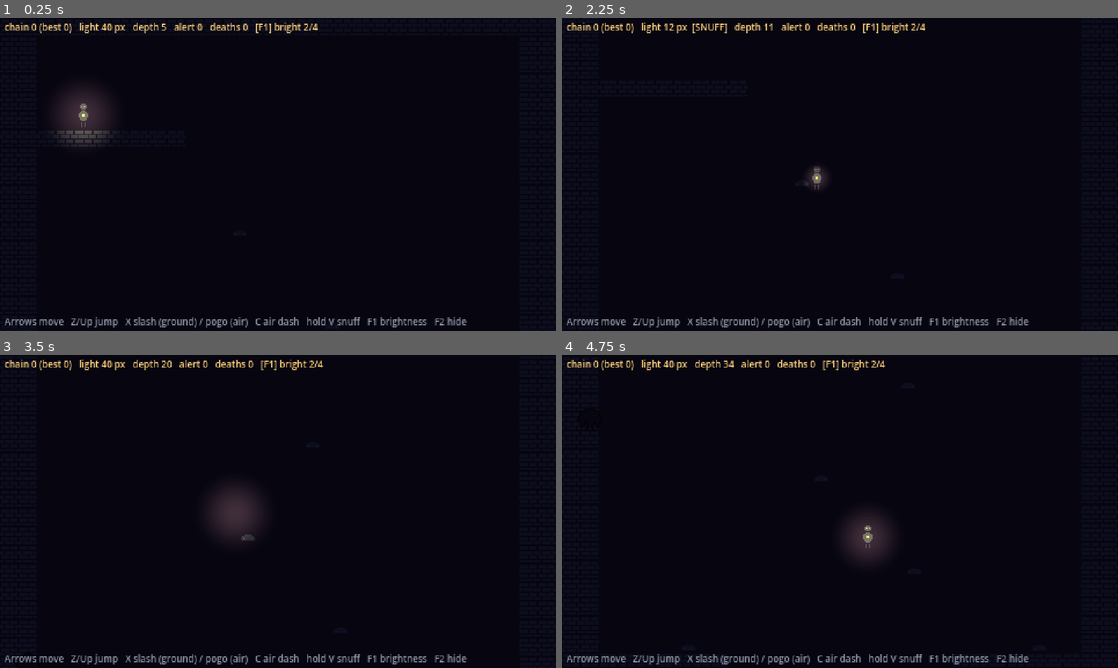
Above: before the commit, frames 1-4 (two rows, left to right).
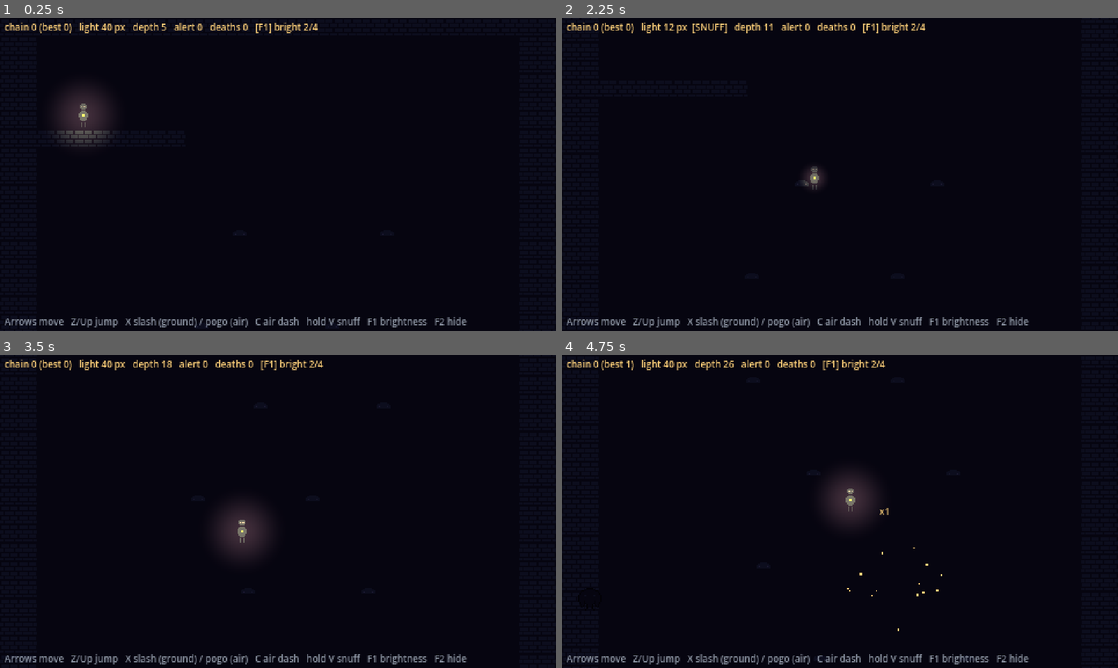
Above: after the commit, the same moments.

Repository: sonlemin/2d
Game: Godot game, scene res://scenes/shaft.tscn
Two runs of this game, one before a commit and one after it. Both use one fixed random seed, a clock stepped at 60 frames per second and the inputs below.
Inputs:
- Up to frame 1 (0.25 s): no input
- Up to frame 2 (2.25 s): tap Enter at 0.5 s; hold V (light) 0.53-1.28 s; hold Right (move_right) 0.53-2.03 s; tap Z (jump) at 0.77, 1.52 s; tap X (attack) at 1.35 s; tap V (light) at 1.55 s; hold Left (move_left) from 2.03 s (still down); hold V (light) from 2.03 s (still down); tap C (dash) at 2.1 s
- Up to frame 3 (3.5 s): release Left (move_left) at 2.78 s; release V (light) at 2.78 s; hold Right (move_right) from 2.78 s (still down); tap V (light) at 2.85 s; tap Z (jump) at 3.02 s
- Up to frame 4 (4.75 s): hold V (light) 3.53-4.28 s; tap Z (jump) at 3.77, 4.52 s; release Right (move_right) at 4.28 s; hold Left (move_left) from 4.28 s (still down); tap X (attack) at 4.35 s; tap V (light) at 4.55 s

The runs differ from the first frame. In frame 1, less than 0.1% of the frame differs, in the area x 35-71%, y 68-99%; in frame 2, less than 0.1%; in frame 3, 0.9%; in frame 4, 1.8%, in the area x 11-87%, y 1-98%.

Commit message:
tune: pogo feel pass (hit juice, forgiving pogo, air steering, denser hoverers)
Playtest: 'pogo doesn't feel much, hard control' (misses, can't line up,
bounce wrong, enemies sparse).
- juice: hitstop 45->75 ms, camera kick, spark burst, xN popup, light flare, stretch
- forgiving: pogo armed 0.22 s (was 0.12), pogo hitbox 16x22 -> 26x24
- steering: air accel 900 -> 1500; pogo bounce -260 -> -300 (more hang time)
- level: second hoverer on every single-hoverer row; bot aims at nearest

Co-Authored-By: Claude Opus 5.5 <noreply@anthropic.com>
Claude-Session: https://claude.ai/code/session_01YMih48V6tBoJbcPKSnhrn5

Diff:
--- a/game/scenes/player.tscn
+++ b/game/scenes/player.tscn
@@ -12,7 +12,7 @@
 size = Vector2(22, 16)
 
 [sub_resource type="RectangleShape2D" id="pogo_shape"]
-size = Vector2(16, 22)
+size = Vector2(26, 24)
 
 [sub_resource type="RectangleShape2D" id="hurt_shape"]
 size = Vector2(8, 18)
--- a/game/scripts/crawler.gd
+++ b/game/scripts/crawler.gd
@@ -40,4 +40,5 @@
 
 
 func take_hit() -> void:
+	Fx.pop(get_parent(), global_position)
 	queue_free()
--- /dev/null
+++ b/game/scripts/fx.gd
@@ -0,0 +1,50 @@
+class_name Fx
+## One-shot hit effects built in code (no art needed). Unshaded so they read in the dark.
+
+const SPARK := Color(1.0, 0.82, 0.48)   ## chain-light amber
+
+
+static func _unshaded() -> CanvasItemMaterial:
+	var m := CanvasItemMaterial.new()
+	m.light_mode = CanvasItemMaterial.LIGHT_MODE_UNSHADED
+	return m
+
+
+## A burst of sparks where a crawler dies.
+static func pop(parent: Node, pos: Vector2, amount := 14) -> void:
+	var p := CPUParticles2D.new()
+	p.material = _unshaded()
+	p.one_shot = true
+	p.explosiveness = 1.0
+	p.amount = amount
+	p.lifetime = 0.35
+	p.direction = Vector2.UP
+	p.spread = 180.0
+	p.initial_velocity_min = 50.0
+	p.initial_velocity_max = 130.0
+	p.gravity = Vector2(0, 300)
+	p.scale_amount_min = 1.0
+	p.scale_amount_max = 2.0
+	p.color = SPARK
+	p.global_position = pos
+	parent.add_child(p)
+	p.emitting = true
+	p.finished.connect(p.queue_free)
+
+
+## A floating "x5" over the hit, so the chain count is felt where the eyes are.
+static func chain_popup(parent: Node, pos: Vector2, count: int) -> void:
+	var l := Label.new()
+	l.material = _unshaded()
+	l.text = "x%d" % count
+	l.add_theme_font_size_override("font_size", 8 if count < 5 else 10)
+	l.add_theme_color_override("font_color", SPARK)
+	l.add_theme_color_override("font_outline_color", Color(0.05, 0.04, 0.08))
+	l.add_theme_constant_override("outline_size", 3)
+	l.z_index = 5
+	parent.add_child(l)
+	l.global_position = pos + Vector2(-6, -30)
+	var tw := l.create_tween().set_parallel()
+	tw.tween_property(l, "position:y", l.position.y - 14.0, 0.6).set_ease(Tween.EASE_OUT).set_trans(Tween.TRANS_CUBIC)
+	tw.tween_property(l, "modulate:a", 0.0, 0.6).set_delay(0.25)
+	tw.chain().tween_callback(l.queue_free)
--- a/game/scripts/player.gd
+++ b/game/scripts/player.gd
@@ -10,6 +10,7 @@
 # --- Movement tuning ---
 @export var run_speed := 110.0
 @export var run_accel := 900.0
+@export var air_accel := 1500.0          ## snappier steering in the air, to line up the next pogo
 @export var gravity := 900.0
 @export var max_fall := 210.0            ## was 330; slowed for the first playtests
 @export var fall_gravity_scale := 0.6   ## gravity multiplier while falling (rising is unchanged)
@@ -20,10 +21,13 @@
 @export var dash_speed := 260.0
 @export var dash_time := 0.12
 # --- Combat tuning ---
-@export var pogo_velocity := -260.0
+@export var pogo_velocity := -300.0      ## apex ~50 px: hang time to steer to the next target (was -260)
 @export var swing_active := 0.12
+@export var air_swing_active := 0.22    ## a pogo stays armed longer: pressing X a bit early still hits
 @export var swing_cooldown := 0.22
-@export var hitstop := 0.045            ## freeze frame on pogo hit (seconds, real time)
+@export var hitstop := 0.075            ## freeze frame on pogo hit (seconds, real time; was 0.045)
+@export var shake := 2.5                ## px camera kick on a pogo hit
+@export var light_kick := 18.0          ## px the light flares on a pogo hit
 @export var knockback := Vector2(150, -150)
 @export var invuln_time := 0.6
 @export var light_lerp := 10.0          ## how fast the visible light eases to its target radius
@@ -46,12 +50,14 @@
 var _swing_hit := false                 ## a swing connects at most once for the chain
 var _invuln := 0.0
 var _shown_radius := ChainState.BASE_RADIUS
+var _shake := 0.0
 
 @onready var _sprite: Sprite2D = $Sprite
 @onready var _light: PointLight2D = $Light
 @onready var _slash: Area2D = $Slash
 @onready var _pogo: Area2D = $Pogo
 @onready var _hurtbox: Area2D = $Hurtbox
+@onready var _camera: Camera2D = $Camera
 
 
 func _ready() -> void:
@@ -89,6 +95,14 @@
 	_update_light(delta)
 
 
+## Real-time juice (runs during hitstop too): squash recovers, camera kick decays.
+func _process(delta: float) -> void:
+	var real := delta / maxf(Engine.time_scale, 0.001)
+	_sprite.scale = _sprite.scale.lerp(Vector2.ONE, clampf(12.0 * real, 0.0, 1.0))
+	_shake = move_toward(_shake, 0.0, 20.0 * real)
+	_camera.offset = Vector2(randf_range(-_shake, _shake), randf_range(-_shake, _shake))
+
+
 func _tick_timers(delta: float) -> void:
 	_coyote = maxf(_coyote - delta, 0.0)
 	_buffer = maxf(_buffer - delta, 0.0)
@@ -120,7 +134,8 @@
 		_jumping = false
 		velocity = Vector2(dash_speed * _dash_dir, 0.0)
 		return
-	velocity.x = move_toward(velocity.x, dir * run_speed, run_accel * delta)
+	var accel := run_accel if is_on_floor() else air_accel
+	velocity.x = move_toward(velocity.x, dir * run_speed, accel * delta)
 
 
 func _handle_vertical(delta: float) -> void:
@@ -143,7 +158,7 @@
 	if not Input.is_action_just_pressed("attack") or _swing_cd > 0.0:
 		return
 	_swing_is_pogo = not is_on_floor()  # in the air, Attack always pogoes (one key, still timed)
-	_swing_left = swing_active
+	_swing_left = air_swing_active if _swing_is_pogo else swing_active
 	_swing_cd = swing_cooldown
 	_swing_hit = false
 	_set_swing_visible(true)
@@ -173,6 +188,10 @@
 	_dash_left = 0.0
 	_can_dash = true  # pogo refreshes the air dash: keeps the chain steerable
 	chain.add_hit()
+	_shown_radius += light_kick
+	_shake = shake
+	_sprite.scale = Vector2(0.75, 1.3)  # stretch up out of the bounce
+	Fx.chain_popup(get_parent(), global_position, chain.count)
 	_freeze_frame()
 
 
--- a/game/scripts/shaft.gd
+++ b/game/scripts/shaft.gd
@@ -32,32 +32,32 @@
 	"##..........................##",
 	"##..........................##",
 	"##..........................##",
-	"##...........h..............##",
-	"##..........................##",
-	"##..........................##",
-	"##..........................##",
-	"##..........................##",
-	"##...............h..........##",
-	"##..........................##",
-	"##..........................##",
-	"##..........................##",
-	"##..........................##",
-	"##...........h..............##",
-	"##..........................##",
-	"##..........................##",
-	"##..........................##",
-	"##..........................##",
-	"##................h.........##",
+	"##...........h......h.......##",
+	"##..........................##",
+	"##..........................##",
+	"##..........................##",
+	"##..........................##",
+	"##........h......h..........##",
+	"##..........................##",
+	"##..........................##",
+	"##..........................##",
+	"##..........................##",
+	"##...........h......h.......##",
+	"##..........................##",
+	"##..........................##",
+	"##..........................##",
+	"##..........................##",
+	"##.........h......h.........##",
 	"##..........................##",
 	"#L..........................##",
 	"##..........................##",
 	"##..........................##",
-	"##............h.............##",
-	"##..........................##",
-	"##..........................##",
-	"##..........................##",
-	"##..........................##",
-	"##.................h........##",
+	"##............h......h......##",
+	"##..........................##",
+	"##..........................##",
+	"##..........................##",
+	"##..........................##",
+	"##..........h......h........##",
 	"##..........................##",
 	"##..........................##",
 	"##..........................##",
@@ -67,42 +67,42 @@
 	"##..........................##",
 	"##..........................##",
 	"##..........................##",
-	"##............h.............##",
-	"##..........................##",
-	"##..........................##",
-	"##..........................##",
-	"##..........................##",
-	"##........h.................##",
+	"##............h......h......##",
+	"##..........................##",
+	"##..........................##",
+	"##..........................##",
+	"##..........................##",
+	"##........h......h..........##",
 	"##..........................##",
 	"##..........................##",
 	"##..........................##",
 	"##..........................L#",
-	"##.............h............##",
-	"##..........................##",
-	"##..........................##",
-	"##..........................##",
-	"##..........................##",
-	"##.........h................##",
-	"##..........................##",
-	"##..........................##",
-	"##..........................##",
-	"##..........................##",
-	"##..............h...........##",
+	"##......h......h............##",
+	"##..........................##",
+	"##..........................##",
+	"##..........................##",
+	"##..........................##",
+	"##.........h......h.........##",
+	"##..........................##",
+	"##..........................##",
+	"##..........................##",
+	"##..........................##",
+	"##.......h......h...........##",
 	"##..........................##",
 	"##..........................##",
 	"##..........................##",
 	"#L..........................##",
-	"##..........h...............##",
-	"##..........................##",
-	"##..........................##",
-	"##..........................##",
-	"##..........................##",
-	"##...............h..........##",
-	"##..........................##",
-	"##..........................##",
-	"##..........................##",
-	"##..........................##",
-	"##...........h..............##",
+	"##..........h......h........##",
+	"##..........................##",
+	"##..........................##",
+	"##..........................##",
+	"##..........................##",
+	"##........h......h..........##",
+	"##..........................##",
+	"##..........................##",
+	"##..........................##",
+	"##..........................##",
+	"##...........h......h.......##",
 	"##..........................##",
 	"##..........................##",
 	"##..........c...............##",
@@ -110,18 +110,18 @@
 	"##..........................##",
 	"##..........................##",
 	"##..........................##",
-	"##....h.....................##",
+	"##....h......h..............##",
 	"##..........................##",
 	"##..........................##",
 	"##..................L.......##",
-	"##........h.................##",
-	"##..........................##",
-	"##..........................##",
-	"##..........................##",
-	"##....................h.....##",
-	"##..........................##",
-	"##..........................##",
-	"##................h.........##",
+	"##........h......h..........##",
+	"##..........................##",
+	"##..........................##",
+	"##..........................##",
+	"##.............h......h.....##",
+	"##..........................##",
+	"##..........................##",
+	"##.........h......h.........##",
 	"##..........................##",
 	"##......c..............c....##",
 	"##############################",
--- a/game/tests/smoke_shaft.gd
+++ b/game/tests/smoke_shaft.gd
@@ -135,11 +135,13 @@
 		i_end = i
 		if _player.is_dead or (i > 5 and _player.is_on_floor()):  # is_on_floor is stale until the next move
 			break
+		# Like a player: aim for the nearest target below (rows now offer a left/right choice).
 		var next: Node2D = null
 		for h in run:
-			if is_instance_valid(h) and h.global_position.y > _player.global_position.y + 4:
+			if not is_instance_valid(h) or h.global_position.y <= _player.global_position.y + 4:
+				continue
+			if next == null or h.global_position.distance_to(_player.global_position) < next.global_position.distance_to(_player.global_position):
 				next = h
-				break
 		if next == null:
 			break
 		var dx := next.global_position.x - _player.global_position.x
Not shown, added: game/scripts/fx.gd.uid
